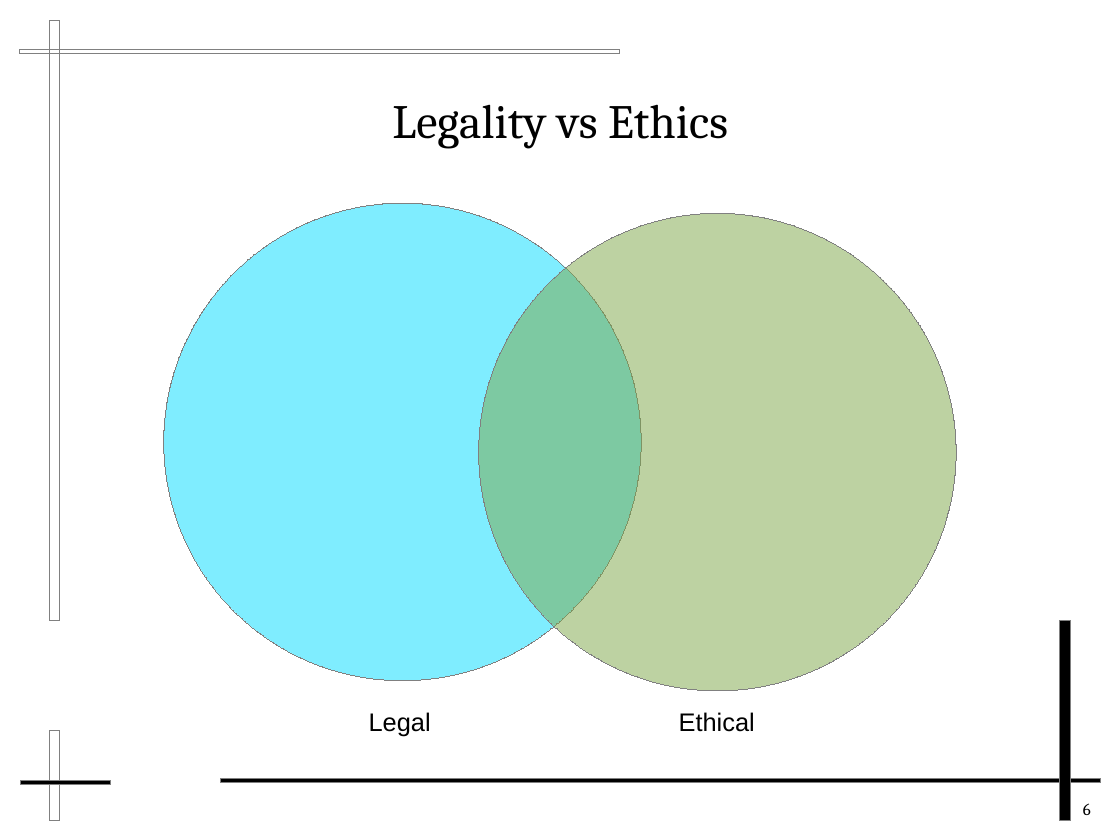
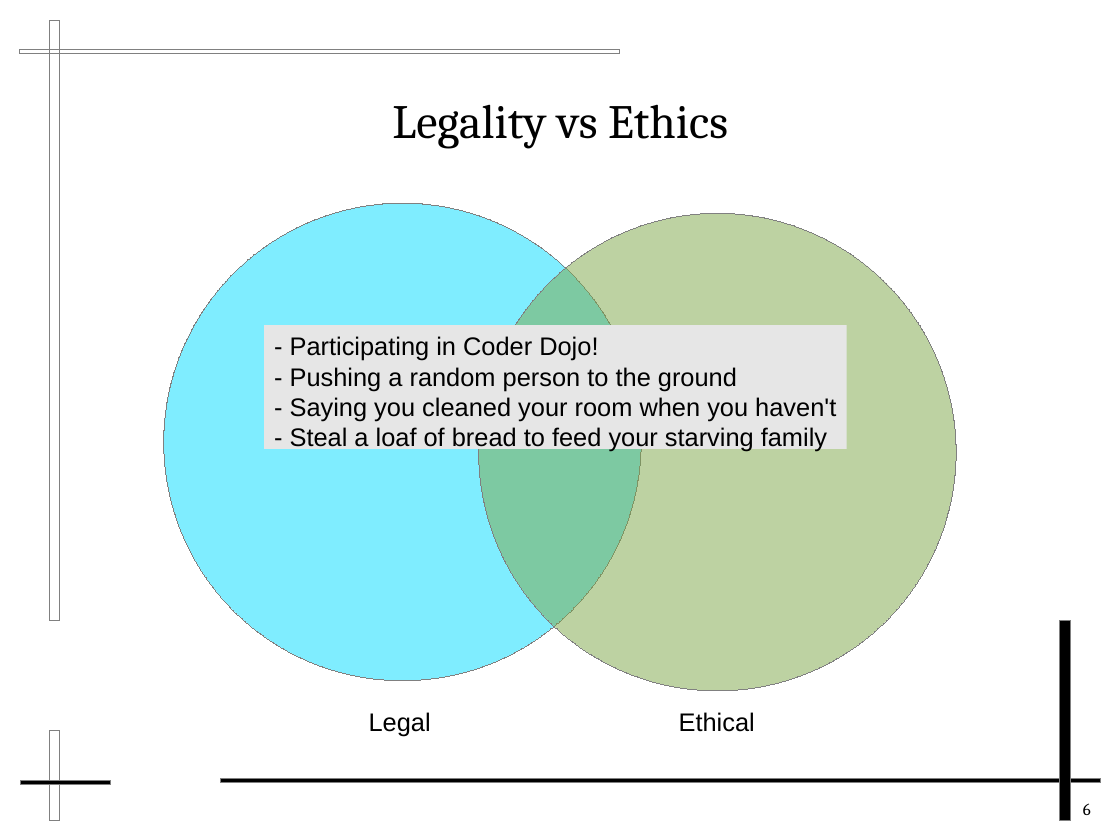
Before and after one commit to FredXCoders/HelloDojo, a slide deck: slide 6 of lessons/Intro to Java.odp. Drawn at 1120x840 pixels with LibreOffice and Linux fonts; fonts in the diff are those of the drawing. Boxes give left, top, right and bottom in pixels: in the first picture for what was removed or moved away, otherwise in the second. Text is boxed around its words. In the diff, an @@ line names an element or a change of style, - is before the commit and + after.

```diff
--- a/lessons/Intro to Java.odp
+++ b/lessons/Intro to Java.odp
@@ rectangle added at (264, 325, 847, 449), fill #E6E6E6, 18 pt, text #000000 @@
+- Participating in Coder Dojo!
+- Pushing a random person to the ground
+- Saying you cleaned your room when you haven't
+- Steal a loaf of bread to feed your starving family
```
Also in this commit, not shown: 1 other slide changed, 1 slide added, 2 other files.
